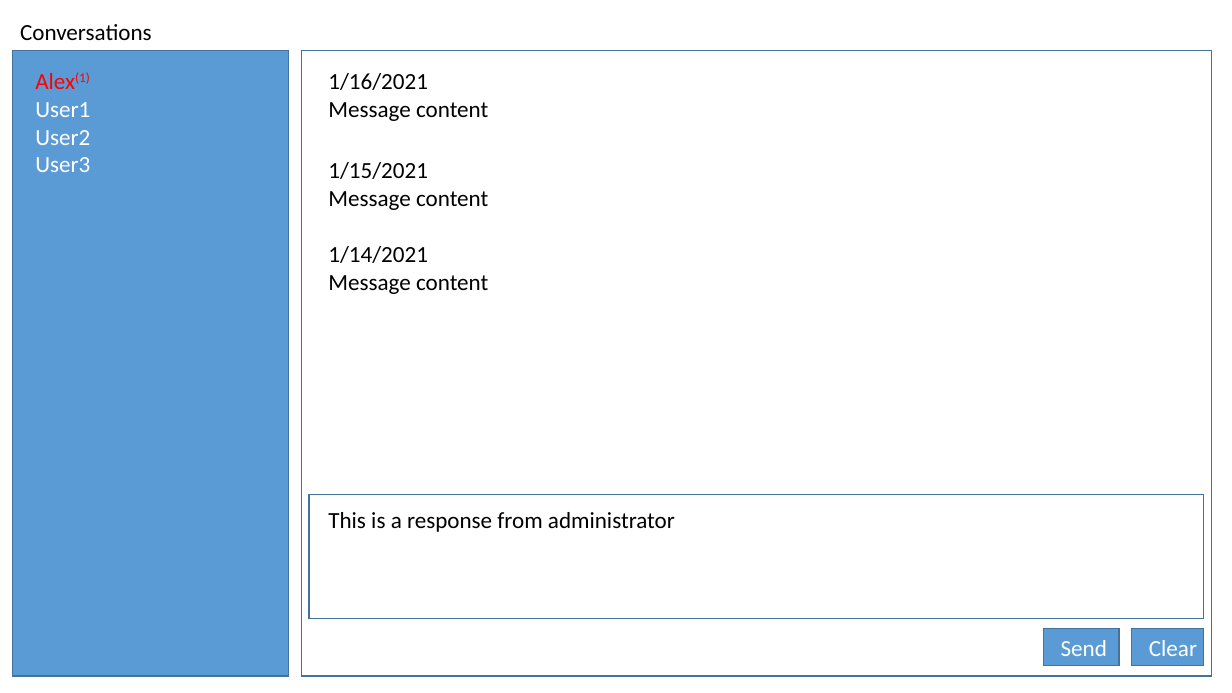
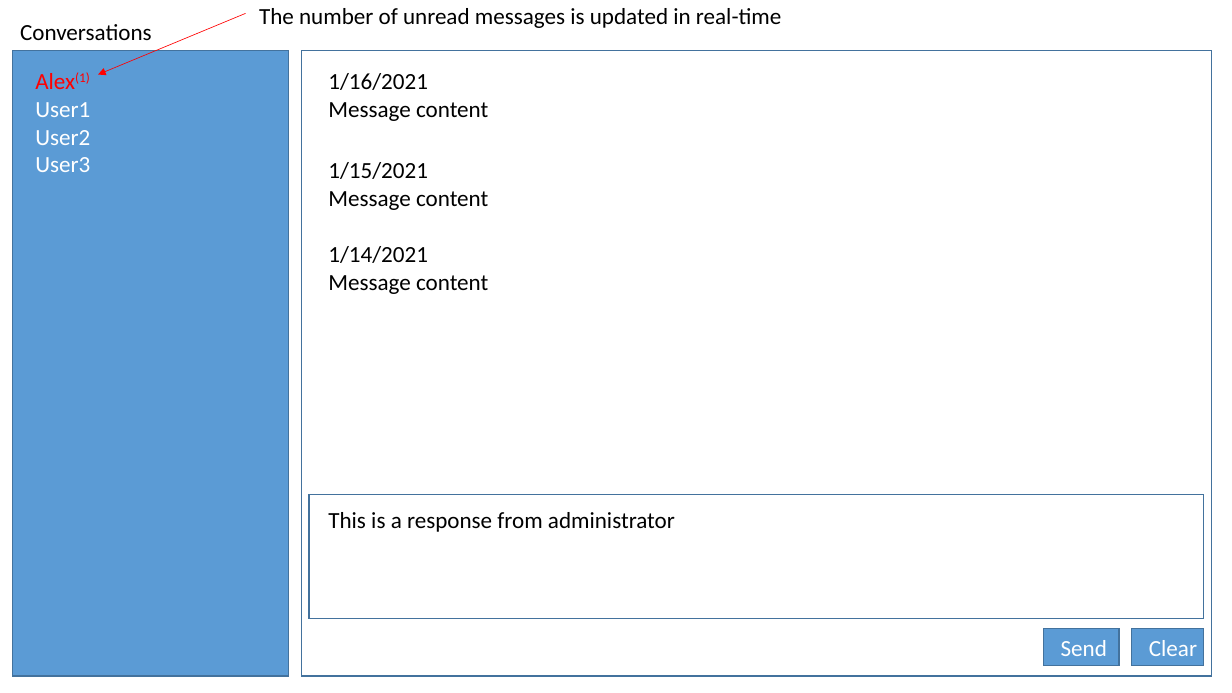
Before and after one commit to AlexanderFlanchik/AvsHost, a slide deck: slide 21 of Specs.pptx (slide 19 before the commit). Drawn at 1232x693 pixels with LibreOffice and Linux fonts; fonts in the diff are those of the drawing. Boxes give left, top, right and bottom in pixels: in the first picture for what was removed or moved away, otherwise in the second. Text is boxed around its words. In the diff, an @@ line names an element or a change of style, - is before the commit and + after.

```diff
--- a/Specs.pptx
+++ b/Specs.pptx
@@ arrow added from (246, 13) to (98, 75), #FF0000 0.5 pt @@
@@ text added at (259,8,781,28), 18 pt, text #000000 @@
+The number of unread messages is updated in real-time
```
Also in this commit, not shown: 2 slides added, 23 other files.
